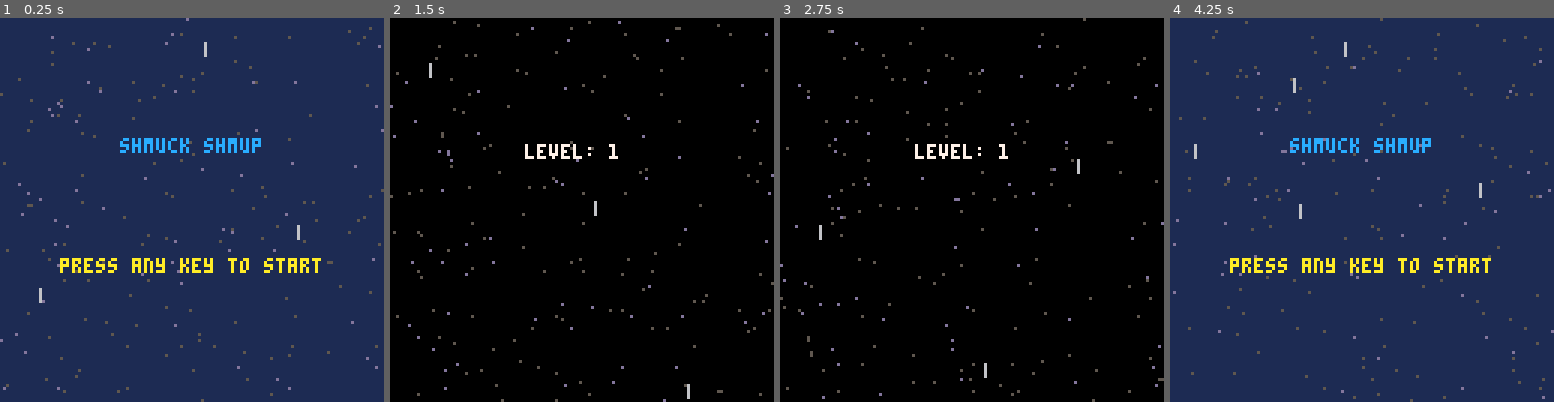
Above: before the commit, frames 1-4 (left to right).
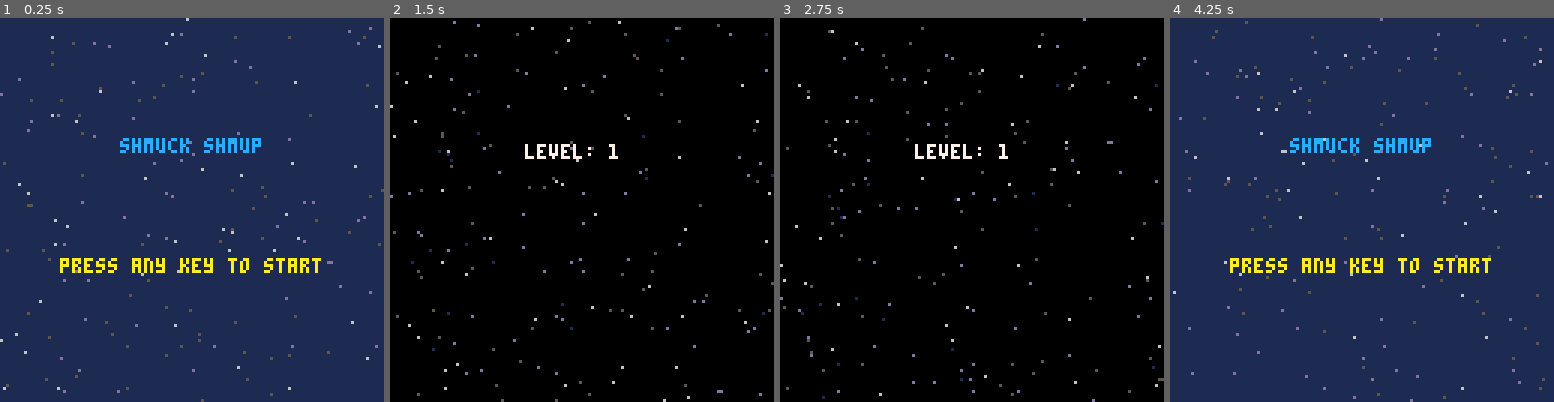
Above: after the commit, the same moments.

Repository: CalebmKopp/shmuptut
Game: PICO-8 cartridge shmup.p8
The game is run twice, just before and just after one commit, with the same random seed, the same clock (stepped at 60 frames per second) and the same inputs.
Inputs:
- Up to frame 1 (0.25 s): no input
- Up to frame 2 (1.5 s): tap O (Z key) at 0.33, 0.7, 1.43 s; tap X (X key) at 1.07 s
- Up to frame 3 (2.75 s): hold Left 1.97-2.37 s; tap X (X key) at 2.07, 2.4, 2.73 s; tap O (Z key) at 2.22 s; hold Down from 2.42 s (still down)
- Up to frame 4 (4.25 s): release Down at 2.82 s; hold Right 2.87-3.53 s; tap X (X key) every 0.33 s from 3.07 to 4.07 s; tap O (Z key) at 3.1, 3.98 s; hold Up 3.58-4.08 s; hold Right from 4.13 s (still down)

The runs differ from the first frame. In frame 1, 0.8% of the frame differs, in the area x 0-100%, y 0-98%; in frame 2, 0.8%, in the area x 0-100%, y 0-100%; in frame 3, 0.8%; in frame 4, 0.8%.

Commit message:
change starfield colors, and make long white stars more rare

Diff:
--- a/shmup.p8
+++ b/shmup.p8
@@ -84,10 +84,10 @@
 	--this function calculates the star colors based on speed
 	--ordered from fastest to slowest, 5 values
 	--	default white,lightgrey,lightblue,blue,darkblue
-	star_cols = star_cols or {6,13,5,5,13}
+	star_cols = star_cols or {4,6,13,5,1}
 
 	--default speed breaks
-	spd_breaks = spd_breaks or {1.9600, 1.7, 1.2, 0.7}
+	spd_breaks = spd_breaks or {1.9960, 1.7, 1.2, 0.7}
 
 	--for every star
 	for i=1,#stars do
